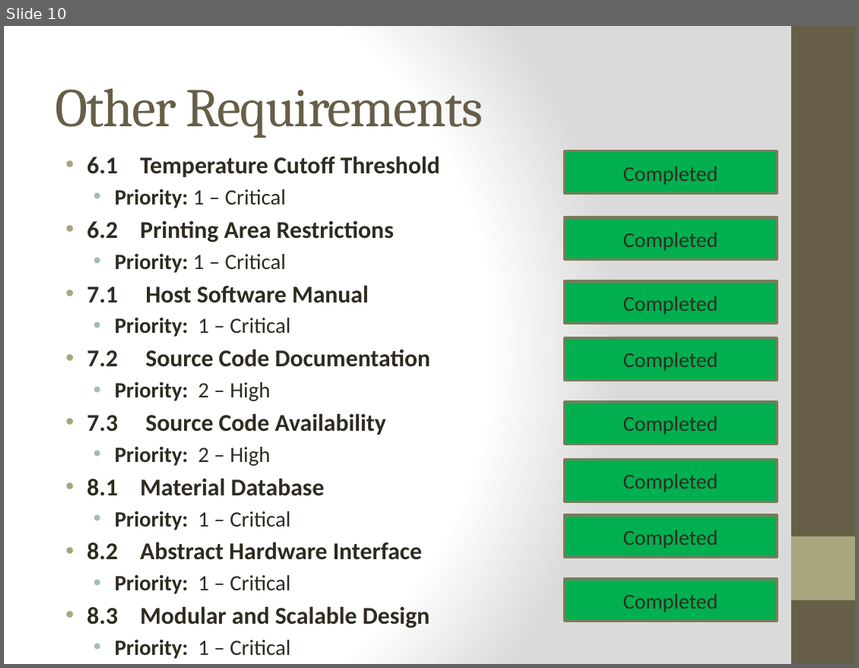
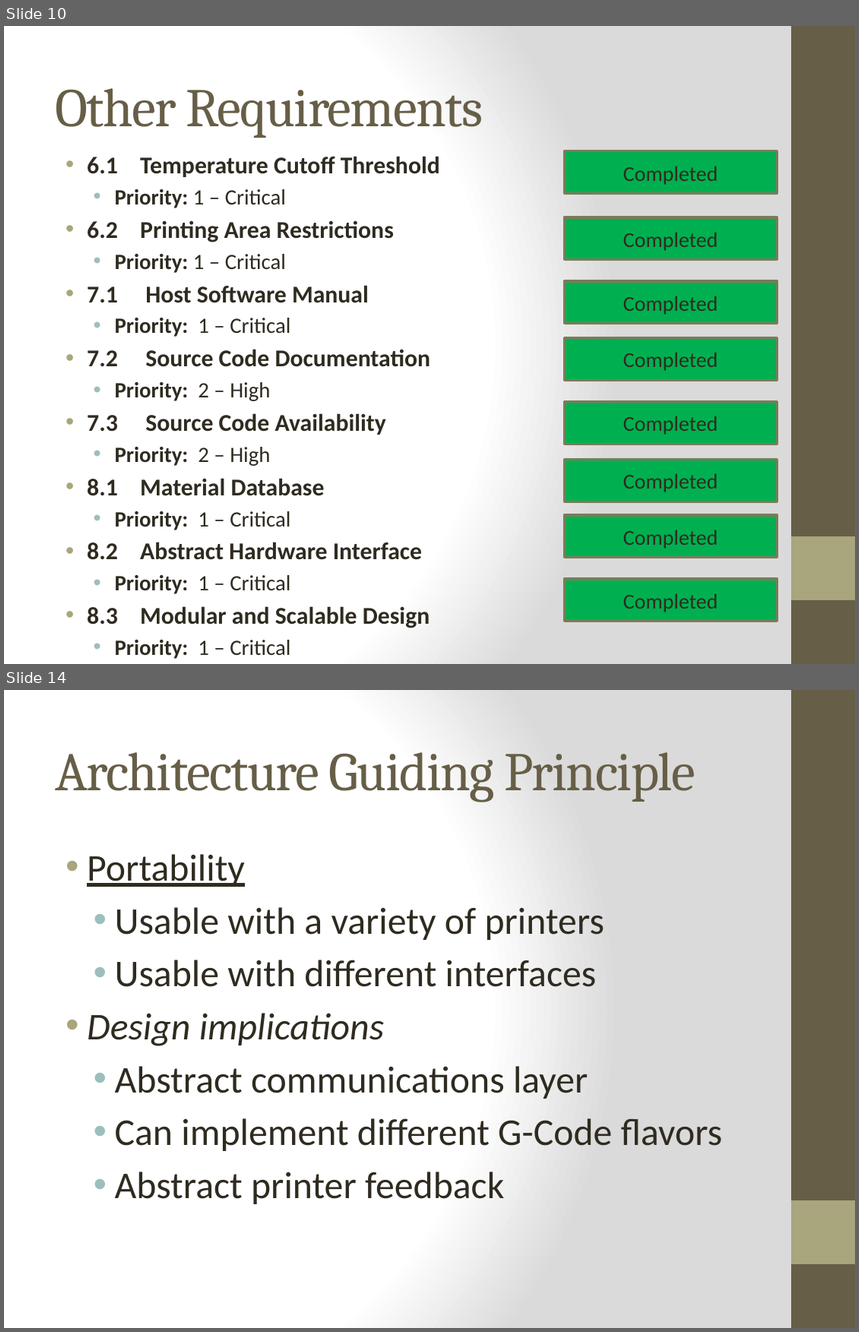
Before and after one commit to qpHalcy0n/SRDesign, a slide deck: Final Presentation/Ink3d Final Presentation.pptx. Shown one above the other, each under a label of ours: slide 10 before the commit, slides 10 and 14 after it; the slides between them are not shown. The pictures are 859x668 and 859x1332 pixels, drawn with LibreOffice and Linux fonts; fonts in the diff are those of the drawing. Boxes give left, top, right and bottom in pixels: in the first picture for what was removed or moved away, otherwise in the second. Text is boxed around its words. In the diff, an @@ line names an element or a change of style, - is before the commit and + after.

```diff
--- a/Final Presentation/Ink3d Final Presentation.pptx
+++ b/Final Presentation/Ink3d Final Presentation.pptx
@@ slide 14 added at (4, 690, 855, 1328), background gradient #FFFFFF to #DADADA; not listed: 2 template elements that a slide beside it also shows @@
@@ title added at (55, 752, 696, 802), 46 pt, text #675E47 @@
+Architecture Guiding Principle
@@ text added at (87, 854, 723, 1205), 32 pt, text #2F2B20 @@
+• Portability
+  • Usable with a variety of printers
+  • Usable with different interfaces
+• Design implications
+  • Abstract communications layer
+  • Can implement different G-Code flavors
+  • Abstract printer feedback
```
Also in this commit, not shown: 22 other slides added, 2 other files.
